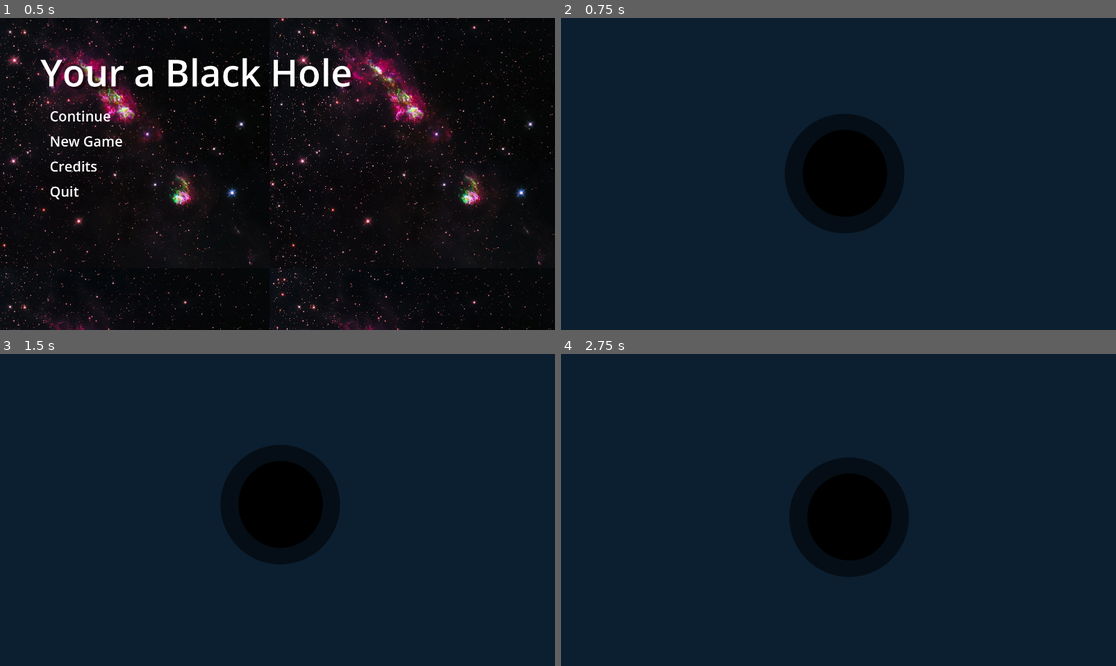
Above: before the commit, frames 1-4 (two rows, left to right).
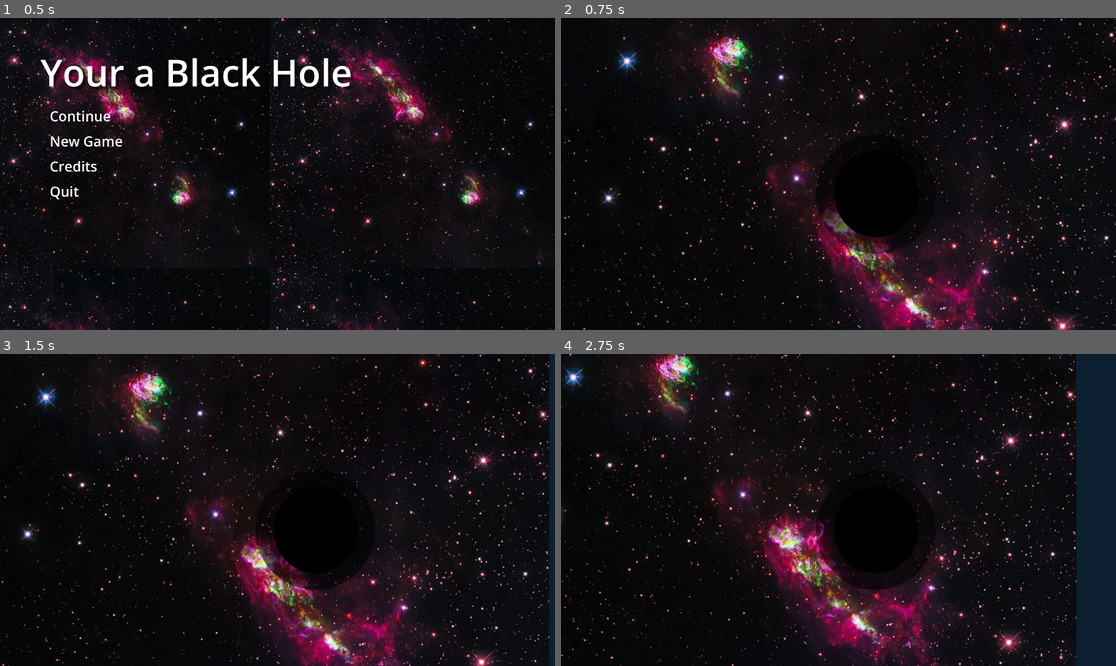
Above: after the commit, the same moments.

Repository: brokenfence-53/Black-Hole-Sim-Game
Game: Godot game, scene res://Levels/Main Menu/main_menu.tscn
Same seed, same stepped clock (60 frames per second), same inputs: the game is played once before the commit and once after it.
Inputs (mouse positions are in pixels of both pictures, inside the frame that each line leads up to):
- Up to frame 1 (0.5 s): no input
- Up to frame 2 (0.75 s): click "New Game" at 0.5 s
- Up to frame 3 (1.5 s): tap Enter at 1.25 s; move the mouse to (399, 494) at 1.27 s; hold D (right) from 1.28 s (still down); tap Space (dash) at 1.35 s
- Up to frame 4 (2.75 s): move the mouse to (727, 525) at 2.02 s; release D (right) at 2.03 s; hold S (down) from 2.03 s (still down); tap Space (dash) at 2.1 s

Frame 1 is identical in both runs. In frame 2, 91% of the frame differs, in the area x 0-100%, y 0-100%; in frame 3, 90%; in frame 4, 84%.

Commit message:
Fixed Dashed
added sprite to see movement better

Diff:
--- a/black-hole-sim/Characters/player.gd
+++ b/black-hole-sim/Characters/player.gd
@@ -6,20 +6,19 @@
 
 #dash
 #how fash the character is going with a dash
-const dash_speed:float = 180.0
+const dash_speed: float = 5.0
 #how long the dash is in sec
-const dash_time: float = 0.12
+const dash_time: float = 0.25
 #if someone is dashing
 var dashing: bool = true
 #how long a player has been dashing for
 var dash_timer: float = 0.0
 #direction the player is dashing towards
-var dash_dir: Vector2 = Vector2.ZERO
+#var dash_dir: Vector2 = Vector2.ZERO
 #amt of time between dash
 var dash_reload_cost: float =0.5
 #how long a player has not been dashing for
 var dash_reload_timer: float = 0.0
-
 
 
 func _physics_process(delta: float) -> void:
@@ -27,7 +26,6 @@
 		var input_movement: Vector2 = Vector2(
 			Input.get_action_strength("right") - Input.get_action_strength("left"), Input.get_action_strength("down") - Input.get_action_strength("up")
 		).normalized()  ## making input return a 0/1/-1
-
 		#creating velocity for both x,y so apply friction and accleration seperately to each axis
 		#exp and the -( is a power function so it tells the each fraction of speed change
 		# 1- makes it the amt applied into the amt remain
@@ -41,14 +39,16 @@
 	_dash_logic(delta)
 	move_and_slide()
 func _dash_logic(delta: float) -> void:
+	var dash_dir: Vector2 = Vector2 (velocity.x,velocity.y)
 	if dashing and Input.is_action_just_pressed("dash"):
 		dashing = false
 		dash_timer = dash_time #starting dash timer
 		dash_reload_timer = dash_reload_cost
-		dash_dir = global_position.direction_to(get_local_mouse_position())
 		velocity = dash_dir * dash_speed
 	if dash_timer > 0.0:
 		dash_timer = max(0.0, dash_timer - delta)
+		if is_on_wall():
+			dash_timer = 0.0 #ends dash on a wall
 	else:
 		if dash_reload_timer > 0.0:
 			dash_reload_timer -= delta
--- a/black-hole-sim/Levels/level_1.tscn
+++ b/black-hole-sim/Levels/level_1.tscn
@@ -2,15 +2,24 @@
 
 [ext_resource type="PackedScene" uid="uid://dh7qgjua6kt0d" path="res://Characters/player.tscn" id="1_n0qsc"]
 [ext_resource type="PackedScene" uid="uid://dtod47scy00d" path="res://pause_menu.tscn" id="2_dilhk"]
+[ext_resource type="Texture2D" uid="uid://tisgyt3dmf7o" path="res://Sprites/hubble-hh80-new-4filters-v7-finalcrop.webp" id="3_3mhv4"]
 
 [node name="Level_1" type="Node2D" unique_id=1545604944]
 
 [node name="Player" parent="." unique_id=780335499 instance=ExtResource("1_n0qsc")]
-position = Vector2(982, 538)
+position = Vector2(1090, 609)
+
+[node name="Camera2D" type="Camera2D" parent="Player" unique_id=2097959148]
+position = Vector2(-1090, -609)
+anchor_mode = 0
+position_smoothing_enabled = true
+position_smoothing_speed = 50.0
+rotation_smoothing_enabled = true
+rotation_smoothing_speed = 50.0
 
 [node name="PauseMenu" parent="." unique_id=1818061711 instance=ExtResource("2_dilhk")]
 
-[node name="Camera2D" type="Camera2D" parent="." unique_id=2097959148]
-anchor_mode = 0
-position_smoothing_enabled = true
-rotation_smoothing_enabled = true
+[node name="HubbleHh80New4FiltersV7Finalcrop" type="Sprite2D" parent="." unique_id=325426039]
+z_index = -1
+position = Vector2(969, 578)
+texture = ExtResource("3_3mhv4")
